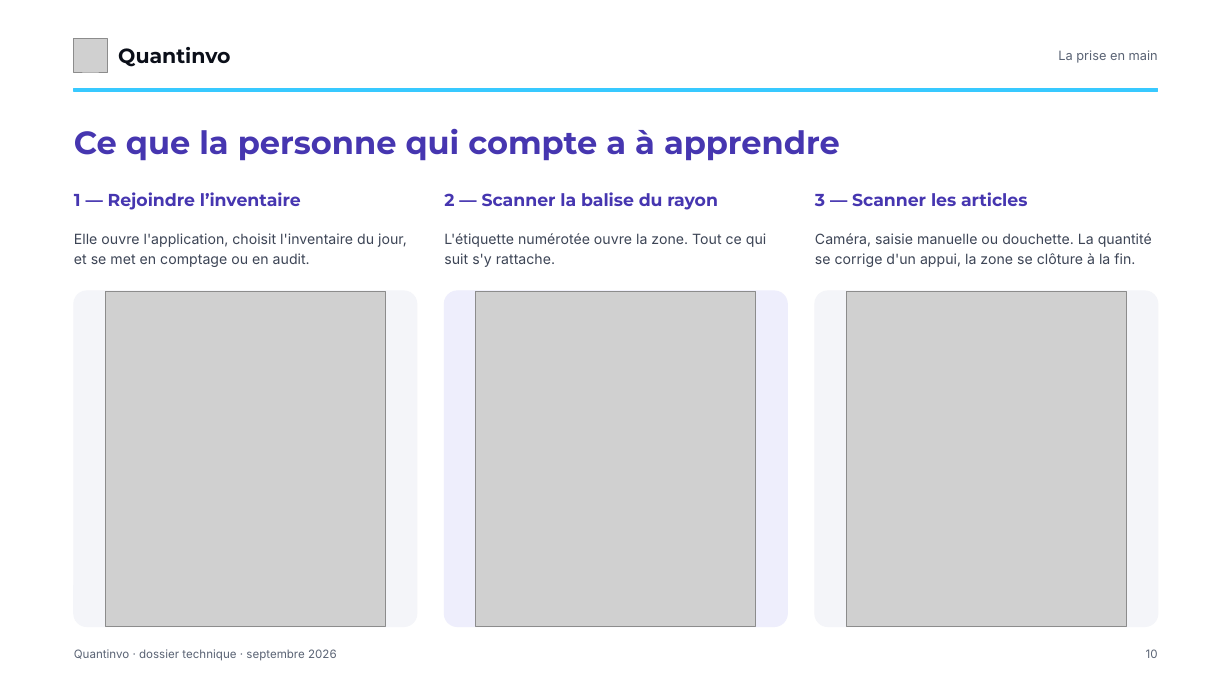
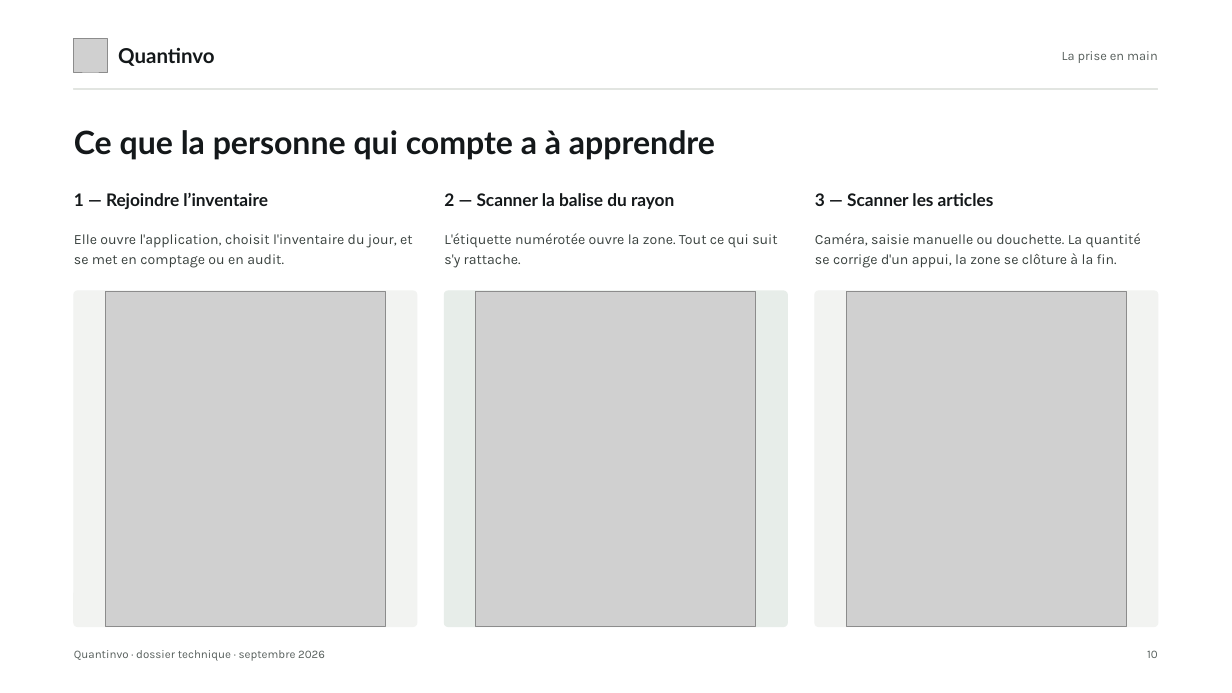
Before and after one commit to devkaylab/Inventaire, a slide deck: slide 10 of docs/entreprise/deck/Quantinvo-dossier-DSI-marque.pptx. Drawn at 1232x693 pixels with LibreOffice and Linux fonts; fonts in the diff are those of the drawing; grey boxes stand for pictures. Boxes give left, top, right and bottom in pixels: in the first picture for what was removed or moved away, otherwise in the second. Text is boxed around its words. In the diff, an @@ line names an element or a change of style, - is before the commit and + after.

```diff
--- a/docs/entreprise/deck/Quantinvo-dossier-DSI-marque.pptx
+++ b/docs/entreprise/deck/Quantinvo-dossier-DSI-marque.pptx
@@ text "Quantinvo" at (x1=118, y1=47, x2=214, y2=66): font Montserrat to Lato, text colour #0B0F19 to #14181A @@
@@ rectangle at (x1=74, y1=89, x2=1158, y2=90): fill #38C9FF to #E2E5E1; outline #38C9FF 1 pt to #E2E5E1 1 pt @@
@@ font Montserrat to Lato, text colour #4636B0 to #14181A in 4 elements at (x1=74, y1=130, x2=715, y2=160), (x1=74, y1=193, x2=268, y2=209), (x1=444, y1=193, x2=674, y2=209), (x1=815, y1=193, x2=994, y2=206) @@
@@ font Inter to Karla, text colour #3D4556 to #3A423F in 3 elements at (x1=74, y1=234, x2=413, y2=268), (x1=444, y1=233, x2=778, y2=268), (x1=815, y1=233, x2=1141, y2=268) @@
@@ rounded rectangle at (x1=445, y1=291, x2=787, y2=627): fill #EEEEFC to #E7EDE9; outline #EEEEFC 1 pt to #E7EDE9 1 pt; proportions changed @@
@@ font Inter to Karla, text colour #5B6475 to #575F5C in 3 elements at (x1=1062, y1=51, x2=1158, y2=63), (x1=74, y1=650, x2=325, y2=661), (x1=1147, y1=650, x2=1158, y2=658) @@
```
Also in this commit, not shown: 16 other slides changed, 19 other files.
